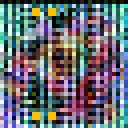
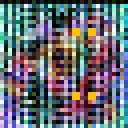
Comparing the layer stacks of the two 128x128 images. Changes:
removed layer "Layer 4" over <box>32,8,56,120</box>
added layer "Layer 5" above "Layer 2" over <box>72,28,96,100</box>
